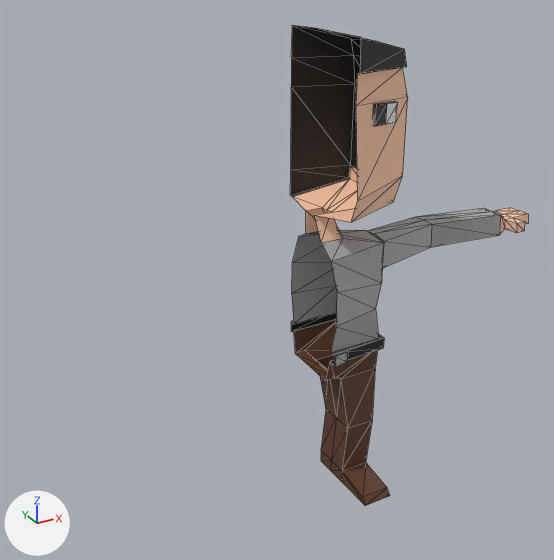
One commit to the glTF model GodotProject/game/Models/Shopman.gltf: the scene before it, then after it.
Rendered twice from a camera (50 mm lens) standing at (-1.331, -2.155, 1.976) and looking at (-0.127, 0.034, 0.882). The lights are fixed; the arrows at lower left show +X, +Y and +Z. The picture after the commit comes second. Mesh edges are drawn as thin lines. Vertices at exactly the same position are counted once.

In view in the first picture: 'Shopeman'.
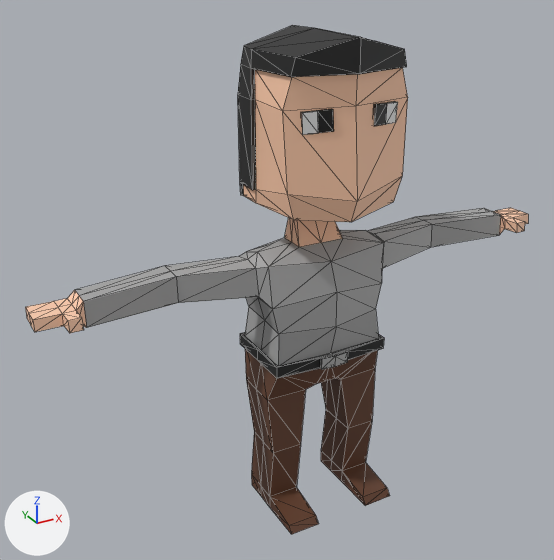
Where the change shows, as pixel boxes (x1, y1, x2, y2) in the pictures (554 x 560 px):
'Shopeman', reshaped (111% wider): before (290, 25, 528, 506); after (25, 25, 528, 534)
part 1 of me_cube, added: after (301, 109, 334, 135)
part 2 of me_cube, added: after (25, 25, 361, 534)

The change in detail:
me_cube is used by ob_shopeman; location (0.0, 0.0, 0.0).
me_cube had 171 vertices, 298 faces and spanned x 0.0..0.99, y -0.26..0.16, z -0.01..1.73.
me_cube now has 304 vertices, 596 faces and spans x -0.99..0.99, y -0.26..0.16, z -0.01..1.73.
me_cube part 1: the loose piece of 10 vertices spanning x 0.07..0.17, y -0.22..-0.19, z 1.45..1.52 is copied, and the copy is mirrored in x about the mesh origin; it spans x -0.17..-0.07, y -0.22..-0.19, z 1.45..1.52.
Part 2, on me_cube:
98 vertices are added at x -0.99..-0.04, y -0.25..0.14, z -0.01..1.68.
11 new vertices lie (0.0, 0.05, 0.0) away from vertices in x -0.99..-0.09, y -0.06..0.04, z 0.9..1.03.
6 new vertices lie (0.0, 0.05, 0.0) away from vertices in x -0.99..-0.09, y 0.0..0.04, z 0.97..1.03.
8 new vertices lie (0.0, 0.08, 0.0) away from vertices in x -0.23..-0.08, y -0.11..-0.08, z -0.01..0.48.
282 new faces join them.
